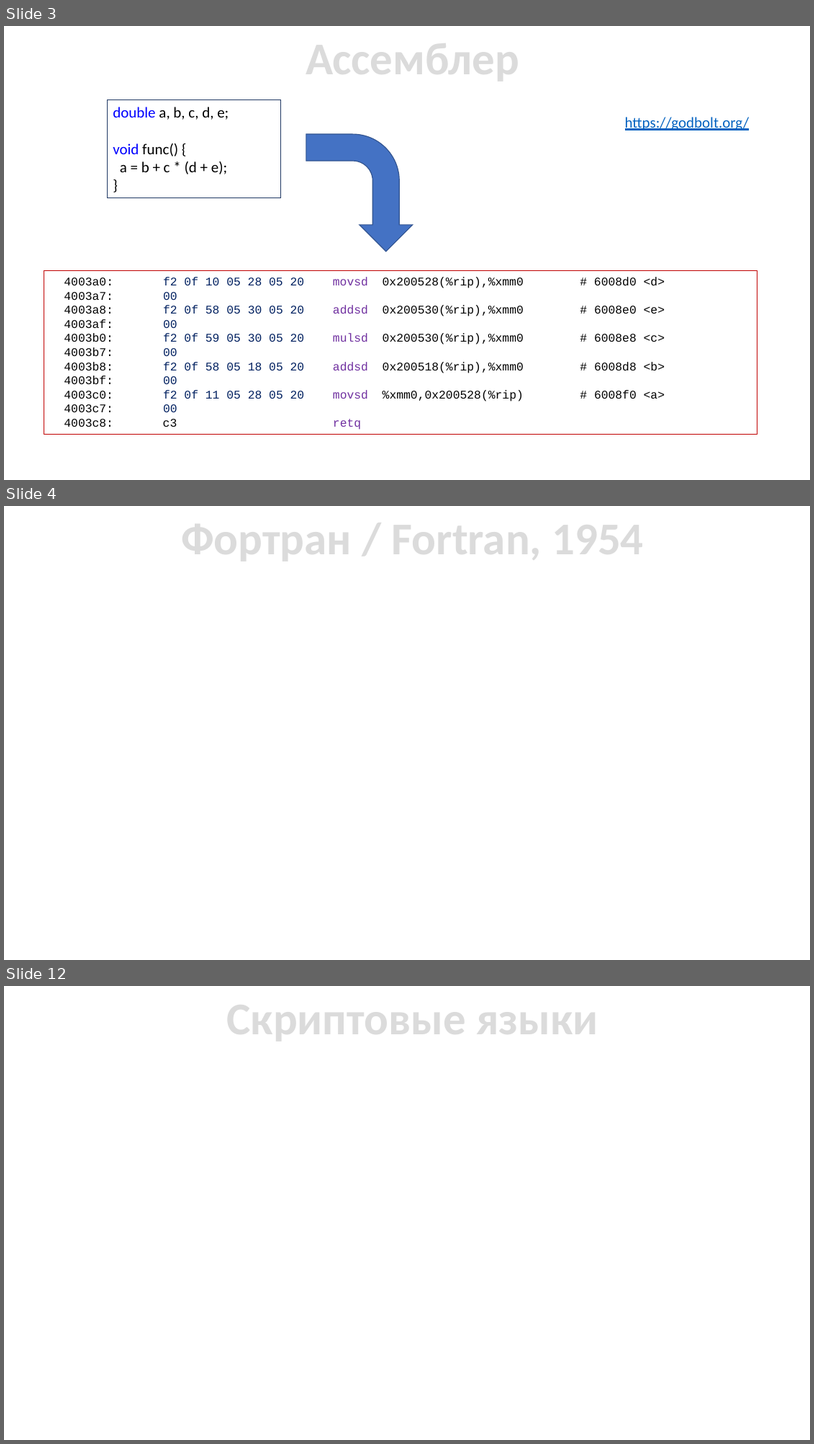
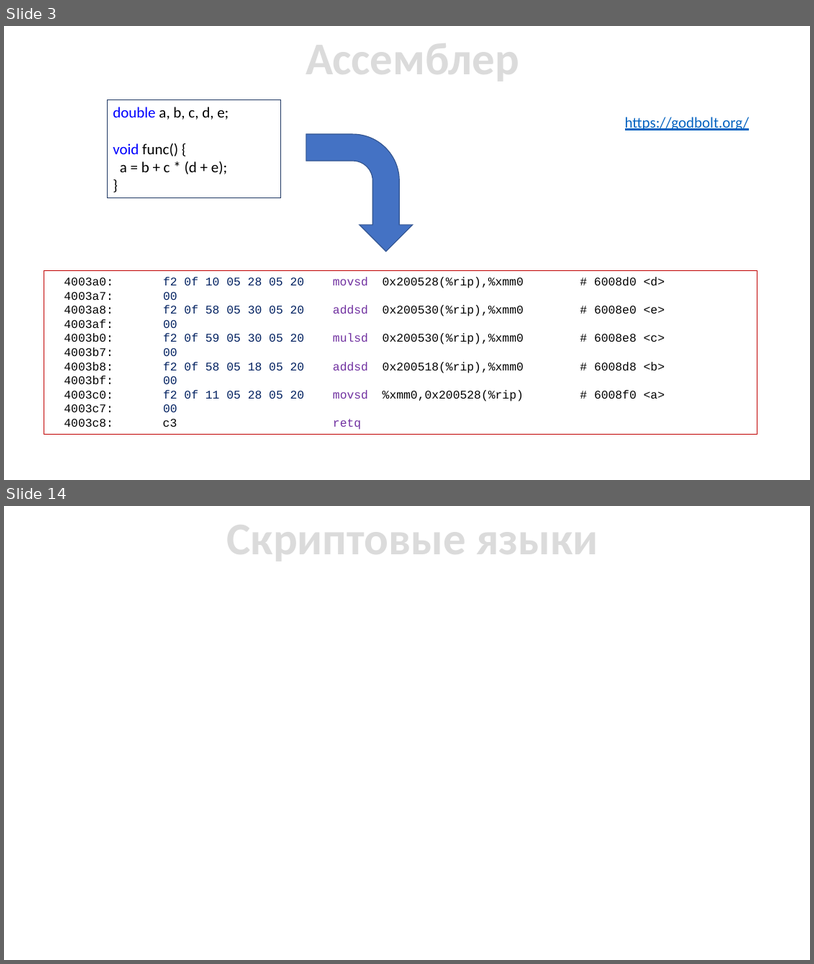
Before and after one commit to ukoloff/cfgram, a slide deck: slides/01 Intro.pptx. Shown one above the other, each under a label of ours: slides 3, 4 and 12 before the commit, slides 3 and 14 after it; the slides between them are not shown. The pictures are 814x1444 and 814x964 pixels, drawn with LibreOffice and Linux fonts; fonts in the diff are those of the drawing. Boxes give left, top, right and bottom in pixels: in the first picture for what was removed or moved away, otherwise in the second. Text is boxed around its words. In the diff, an @@ line names an element or a change of style, - is before the commit and + after.

```diff
--- a/slides/01 Intro.pptx
+++ b/slides/01 Intro.pptx
@@ slide 4 removed at <box>4,506,810,960</box>, background #FFFFFF @@
@@ text removed at <box>181,511,644,566</box> @@
-Фортран / Fortran, 1954
@@ what was slide 12 is now slide 14 @@
```
Also in this commit, not shown: 14 slides changed, 13 slides added, 4 other slides removed.
